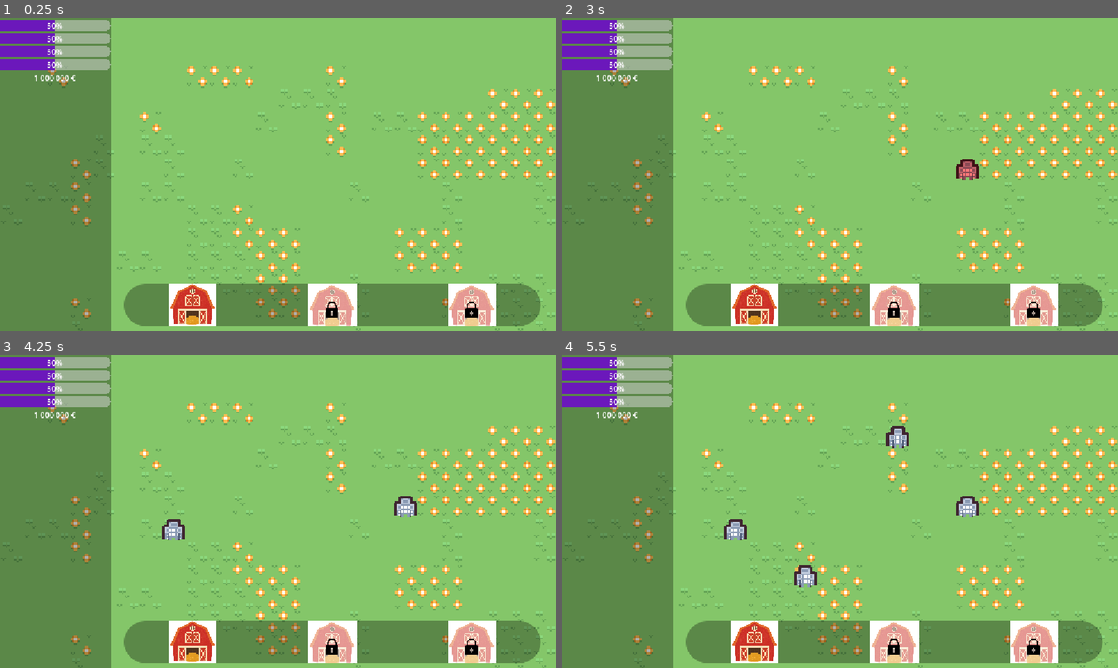
Above: before the commit, frames 1-4 (two rows, left to right).
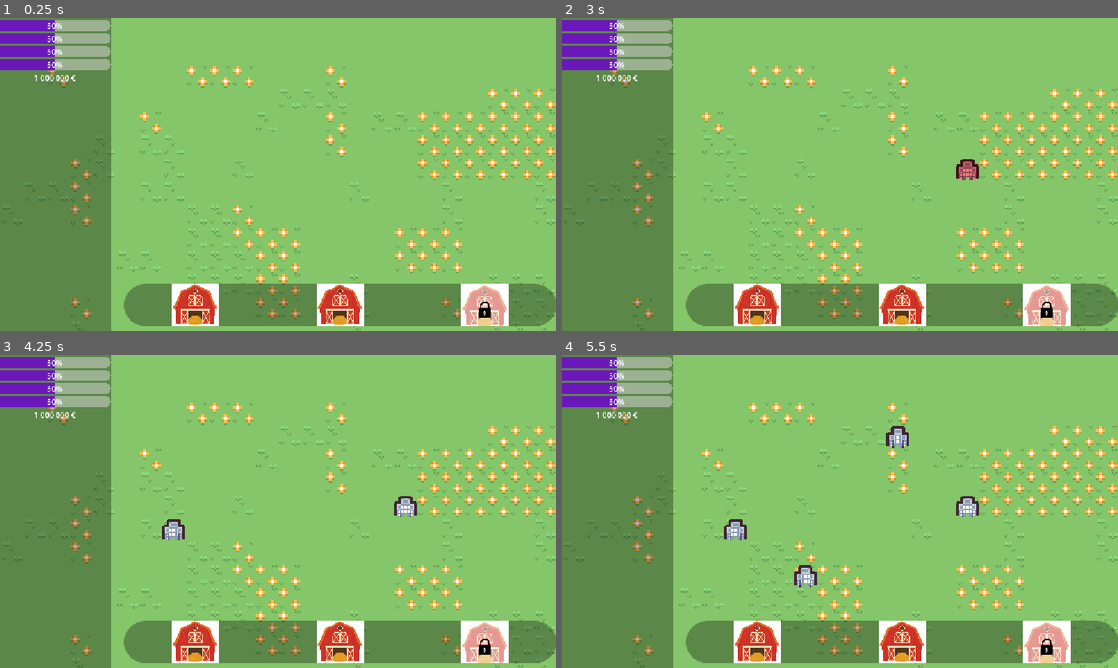
Above: after the commit, the same moments.

Repository: EthanAymeric/UniverCity
Game: Godot game, scene res://Scenes/scene1.tscn
Same seed, same stepped clock (60 frames per second), same inputs: the game is played once before the commit and once after it.
Inputs (mouse positions are in pixels of both pictures, inside the frame that each line leads up to; where the layout moved, square brackets give the same spot in the first picture):
- Up to frame 1 (0.25 s): no input
- Up to frame 2 (3 s): click (901, 305) [756, 305] at 0.5 s; click (901, 305) [756, 305] at 1.25 s; click (901, 305) [756, 305] at 2 s; tap Enter at 2.75 s; move the mouse to (962, 158) at 2.77 s; hold Shift from 2.78 s (still down); click (962, 158) at 2.92 s
- Up to frame 3 (4.25 s): tap Space at 3.5 s; move the mouse to (166, 527) at 3.52 s; release Shift at 3.53 s; tap Shift at 3.6 s; click (166, 527) at 3.67 s
- Up to frame 4 (5.5 s): tap Enter at 4.25 s; move the mouse to (895, 442) at 4.27 s; hold Shift 4.28-5.03 s; click (895, 442) at 4.42 s; tap Space at 5 s; move the mouse to (812, 574) at 5.02 s; tap Shift at 5.1 s; click (812, 574) at 5.17 s

The runs differ from the first frame. In frame 1, 3.5% of the frame differs, in the area x 30-100%, y 84-99%; in frame 2, 3.5%; in frame 3, 3.5%; in frame 4, 3.5%.

Commit message:
feature:delete batiment

Diff:
--- a/un-jeu/Scenes/scene1.tscn
+++ b/un-jeu/Scenes/scene1.tscn
@@ -720,14 +720,14 @@
 [node name="BarreBatiment" type="PanelContainer" parent="CanvasLayer" unique_id=2061337036]
 offset_left = 257.0
 offset_top = 551.0
-offset_right = 1120.0
+offset_right = 1153.0
 offset_bottom = 638.0
 theme_override_styles/panel = SubResource("StyleBoxFlat_ixuc6")
 
 [node name="HBoxContainer" type="HBoxContainer" parent="CanvasLayer/BarreBatiment" unique_id=874294949]
 layout_mode = 2
 
-[node name="Batiment1" type="TextureButton" parent="CanvasLayer/BarreBatiment/HBoxContainer" unique_id=987754146]
+[node name="delete" type="TextureButton" parent="CanvasLayer/BarreBatiment/HBoxContainer" unique_id=1734748757]
 custom_minimum_size = Vector2(64, 64)
 layout_mode = 2
 size_flags_horizontal = 3
@@ -736,7 +736,16 @@
 ignore_texture_size = true
 stretch_mode = 5
 
-[node name="Batiment2" type="TextureButton" parent="CanvasLayer/BarreBatiment/HBoxContainer" unique_id=1734748757]
+[node name="Batiment1" type="TextureButton" parent="CanvasLayer/BarreBatiment/HBoxContainer" unique_id=987754146]
+custom_minimum_size = Vector2(64, 64)
+layout_mode = 2
+size_flags_horizontal = 3
+texture_normal = ExtResource("3_sdcb8")
+texture_disabled = ExtResource("4_2ni1t")
+ignore_texture_size = true
+stretch_mode = 5
+
+[node name="Batiment3" type="TextureButton" parent="CanvasLayer/BarreBatiment/HBoxContainer" unique_id=986022033]
 custom_minimum_size = Vector2(64, 64)
 layout_mode = 2
 size_flags_horizontal = 3
@@ -745,13 +754,3 @@
 texture_disabled = ExtResource("4_2ni1t")
 ignore_texture_size = true
 stretch_mode = 5
-
-[node name="Batiment3" type="TextureButton" parent="CanvasLayer/BarreBatiment/HBoxContainer" unique_id=986022033]
-custom_minimum_size = Vector2(64, 64)
-layout_mode = 2
-size_flags_horizontal = 3
-disabled = true
-texture_normal = ExtResource("3_sdcb8")
-texture_disabled = ExtResource("4_2ni1t")
-ignore_texture_size = true
-stretch_mode = 5
--- a/un-jeu/Scripts/game_manager.gd
+++ b/un-jeu/Scripts/game_manager.gd
@@ -5,6 +5,7 @@
 @onready var buildings_container: Node2D = $Buildings
 @onready var preview_sprite: Sprite2D = $PreviewSprite
 @onready var batiment_1_btn: TextureButton = $CanvasLayer/BarreBatiment/HBoxContainer/Batiment1
+@onready var delete_btn: TextureButton = $CanvasLayer/BarreBatiment/HBoxContainer/delete
 
 ## Scène de bâtiment par défaut
 @export var farm_scene: PackedScene = preload("res://Scenes/Building.tscn")
@@ -14,6 +15,10 @@
 var current_scene_to_place: PackedScene = null
 var current_footprint: Vector2i = Vector2i(1, 1)
 
+## Variables d'état de la suppression
+var is_deleting: bool = false
+var current_hovered_building: Building = null
+
 ## Registre des cases occupées : clé = Vector2i, valeur = Building
 var occupied_cells: Dictionary = {}
 
@@ -24,11 +29,15 @@
 
 	# Connexion du bouton de bâtiment
 	batiment_1_btn.pressed.connect(_on_batiment_1_pressed)
+	delete_btn.pressed.connect(_on_delete_pressed)
 
 func _process(_delta: float) -> void:
-	if not is_placing:
-		return
-
+	if is_placing:
+		_process_placement()
+	elif is_deleting:
+		_process_deletion()
+
+func _process_placement() -> void:
 	# 1. Récupérer la position de la souris sur la grille
 	var mouse_pos: Vector2 = sol.get_local_mouse_position()
 	var cell: Vector2i = sol.local_to_map(mouse_pos)
@@ -44,23 +53,48 @@
 	else:
 		preview_sprite.modulate = Color(1.0, 0.25, 0.25, 0.7) # Rouge : impossible
 
+func _process_deletion() -> void:
+	var mouse_pos: Vector2 = sol.get_local_mouse_position()
+	var cell: Vector2i = sol.local_to_map(mouse_pos)
+	var building: Building = occupied_cells.get(cell, null)
+
+	# Met en surbrillance rouge le bâtiment sous le curseur
+	if building != current_hovered_building:
+		if is_instance_valid(current_hovered_building):
+			current_hovered_building.modulate = Color.WHITE
+		current_hovered_building = building
+		if is_instance_valid(current_hovered_building):
+			current_hovered_building.modulate = Color(1.0, 0.35, 0.35, 0.8)
+
 func _unhandled_input(event: InputEvent) -> void:
-	if not is_placing:
-		return
-
-	# Clics de souris
-	if event is InputEventMouseButton and event.pressed:
-		if event.button_index == MOUSE_BUTTON_LEFT:
-			var mouse_pos: Vector2 = sol.get_local_mouse_position()
-			var cell: Vector2i = sol.local_to_map(mouse_pos)
-			if can_place(cell, current_footprint):
-				place_building(cell, current_footprint)
-		elif event.button_index == MOUSE_BUTTON_RIGHT:
+	if is_placing:
+		# Clics de souris pour le placement
+		if event is InputEventMouseButton and event.pressed:
+			if event.button_index == MOUSE_BUTTON_LEFT:
+				var mouse_pos: Vector2 = sol.get_local_mouse_position()
+				var cell: Vector2i = sol.local_to_map(mouse_pos)
+				if can_place(cell, current_footprint):
+					place_building(cell, current_footprint)
+			elif event.button_index == MOUSE_BUTTON_RIGHT:
+				cancel_placement()
+
+		# Touche Échap pour annuler
+		elif event.is_action_pressed("ui_cancel"):
 			cancel_placement()
 
-	# Touche Échap pour annuler
-	elif event.is_action_pressed("ui_cancel"):
-		cancel_placement()
+	elif is_deleting:
+		# Clics de souris pour la suppression
+		if event is InputEventMouseButton and event.pressed:
+			if event.button_index == MOUSE_BUTTON_LEFT:
+				var mouse_pos: Vector2 = sol.get_local_mouse_position()
+				var cell: Vector2i = sol.local_to_map(mouse_pos)
+				delete_building_at(cell)
+			elif event.button_index == MOUSE_BUTTON_RIGHT:
+				cancel_deletion()
+
+		# Touche Échap pour annuler
+		elif event.is_action_pressed("ui_cancel"):
+			cancel_deletion()
 
 ## Vérifie si toutes les cases requises sont sur le sol et non occupées
 func can_place(top_left: Vector2i, footprint: Vector2i) -> bool:
@@ -80,6 +114,7 @@
 
 ## Démarre le mode placement en copiant automatiquement le visuel et la taille de la scène
 func start_placement(scene: PackedScene) -> void:
+	cancel_deletion()
 	current_scene_to_place = scene
 	is_placing = true
 
@@ -130,6 +165,50 @@
 	current_scene_to_place = null
 	preview_sprite.visible = false
 
+## Active le mode suppression
+func start_deletion() -> void:
+	cancel_placement()
+	is_deleting = true
+	delete_btn.modulate = Color(1.0, 0.4, 0.4) # Indication visuelle que le mode suppression est activé
+
+## Désactive le mode suppression
+func cancel_deletion() -> void:
+	is_deleting = false
+	delete_btn.modulate = Color.WHITE
+	if is_instance_valid(current_hovered_building):
+		current_hovered_building.modulate = Color.WHITE
+	current_hovered_building = null
+
+## Supprime le bâtiment présent à la case donnée
+func delete_building_at(cell: Vector2i) -> void:
+	if occupied_cells.has(cell):
+		delete_building(occupied_cells[cell])
+
+## Supprime un bâtiment du monde et libère ses cases
+func delete_building(building: Building) -> void:
+	if not is_instance_valid(building):
+		return
+
+	if current_hovered_building == building:
+		current_hovered_building = null
+
+	# Libération de toutes les cases occupées par le bâtiment
+	for cell in building.occupied_cells:
+		occupied_cells.erase(cell)
+
+	# Sécurité supplémentaire au cas où des cases feraient encore référence à ce bâtiment
+	for cell in occupied_cells.keys():
+		if occupied_cells[cell] == building:
+			occupied_cells.erase(cell)
+
+	building.queue_free()
+
 ## Clic sur le bouton de la ferme dans l'interface
 func _on_batiment_1_pressed() -> void:
 	start_placement(farm_scene)
+
+func _on_delete_pressed() -> void:
+	if is_deleting:
+		cancel_deletion()
+	else:
+		start_deletion()
